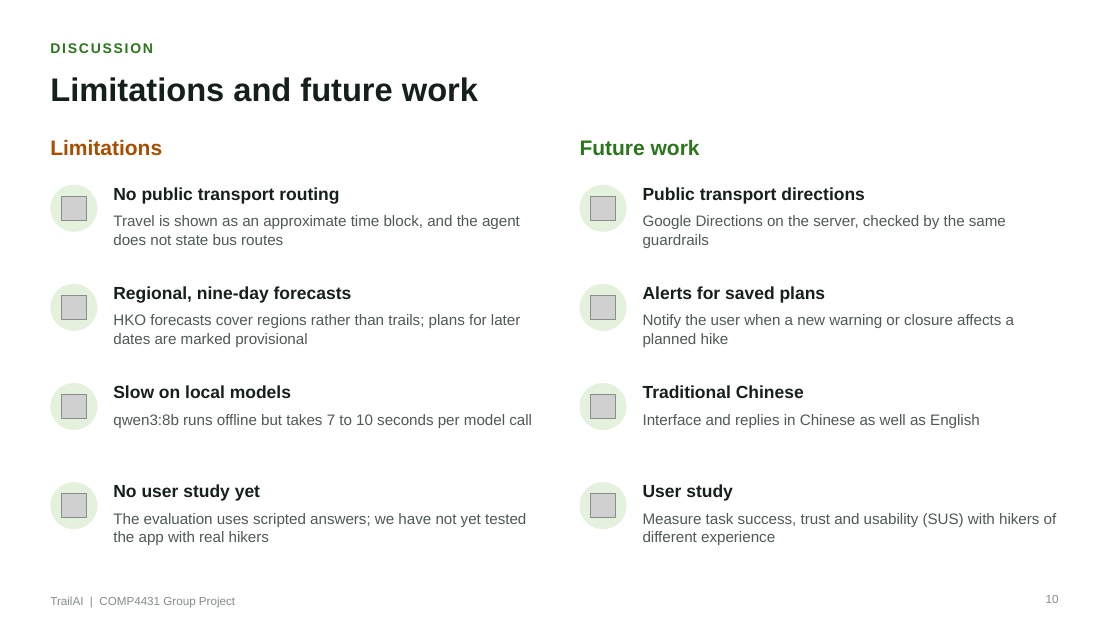
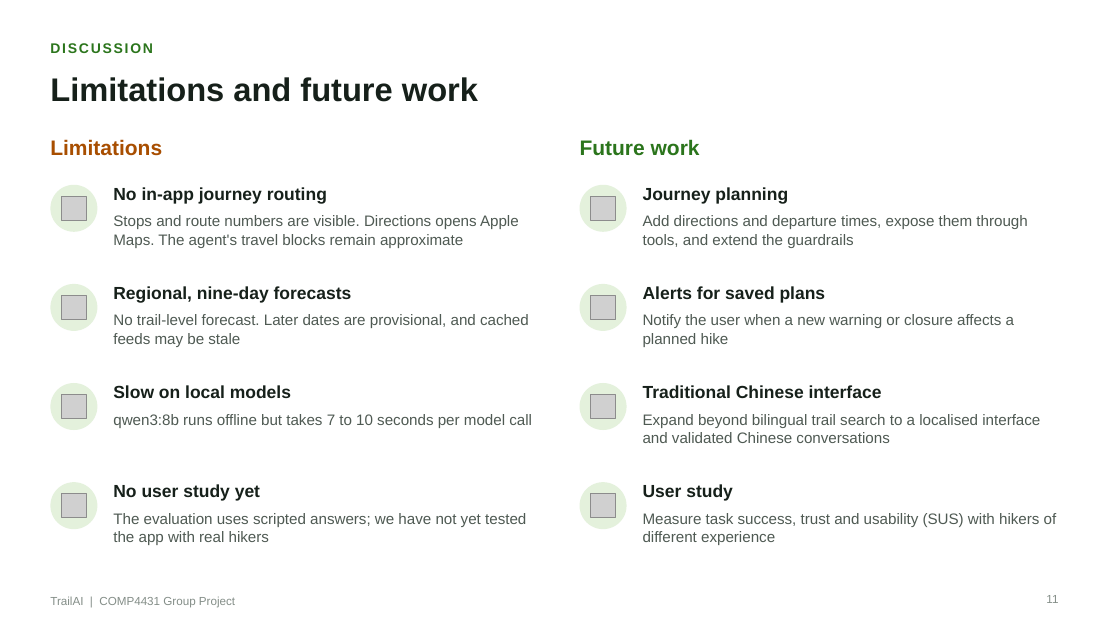
Before and after one commit to HaochenFa/COMP4431-AI, a slide deck: slide 11 of presentation/TrailAI.pptx (slide 10 before the commit). Drawn at 1120x630 pixels with LibreOffice and Linux fonts; fonts in the diff are those of the drawing; grey boxes stand for pictures. Boxes give left, top, right and bottom in pixels: in the first picture for what was removed or moved away, otherwise in the second. Text is boxed around its words. In the diff, an @@ line names an element or a change of style, - is before the commit and + after.

Commit message:
Update TrailAI presentation and add revised feature-focused deck

```diff
--- a/presentation/TrailAI.pptx
+++ b/presentation/TrailAI.pptx
@@ text at (x1=113, y1=187, x2=327, y2=204): text changed @@
-No public transport routing
+No in-app journey routing
@@ text at (x1=643, y1=187, x2=788, y2=204): text changed @@
-Public transport directions
+Journey planning
@@ text at (x1=113, y1=215, x2=519, y2=248): text changed @@
-Travel is shown as an approximate time block, and the agent does not state bus routes
+Stops and route numbers are visible. Directions opens Apple Maps. The agent's travel blocks remain approximate
@@ text at (x1=643, y1=215, x2=1027, y2=248): text changed @@
-Google Directions on the server, checked by the same guardrails
+Add directions and departure times, expose them through tools, and extend the guardrails
@@ text at (x1=113, y1=314, x2=529, y2=347): text changed @@
-HKO forecasts cover regions rather than trails; plans for later dates are marked provisional
+No trail-level forecast. Later dates are provisional, and cached feeds may be stale
@@ text at (x1=643, y1=385, x2=882, y2=398): text changed @@
-Traditional Chinese
+Traditional Chinese interface
@@ text at (x1=643, y1=414, x2=1040, y2=443): text changed @@
-Interface and replies in Chinese as well as English
+Expand beyond bilingual trail search to a localised interface and validated Chinese conversations
@@ page number at (x1=1046, y1=595, x2=1058, y2=603): text changed @@
-10
+11
```
Also in this commit, not shown: 10 other slides changed, 1 slide added, 6 other files.
